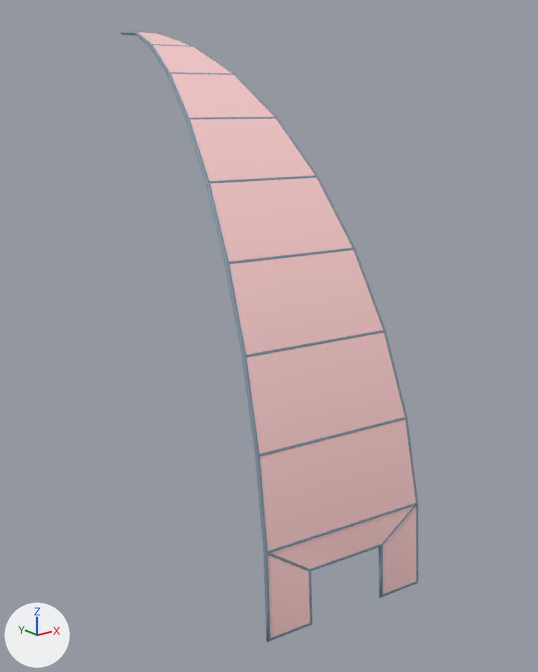
Two versions of the FBX model Assets/Art/Models/RefinedModularKit/Modular_DomePanel_withDoorway.fbx, one commit apart.
Before and after are seen from a 50 mm lens placed at (-0.379, -0.701, -0.064), pointed at (-0.018, -0.25, -0.244). Arrows for +X, +Y and +Z are at lower left; the lights stay in place. The older version comes first. Where no turn or scale is listed for an object, it has been applied to the vertices. Vertices at exactly the same position are counted once.

In view in the first picture: 'DomePanel', 'Frame', 'Subframes'.
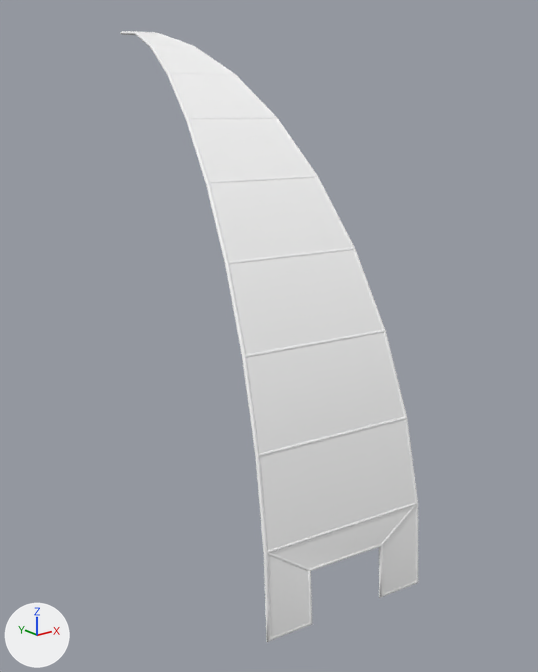
Diff of the bpy script that builds the scene:
```diff
--- a/Assets/Art/Models/RefinedModularKit/Modular_DomePanel_withDoorway.fbx.py
+++ b/Assets/Art/Models/RefinedModularKit/Modular_DomePanel_withDoorway.fbx.py
@@ mat_lambert10 @@
+mat_lambert10 = principled_material('lambert10')
+mat_lambert10.base_color = (1.0, 1.0, 1.0)  # white #ffffff
@@ me_mesh_002 @@
 me_mesh_002.from_pydata(...)  # 448 vertices, 360 faces; spans x -0.123..0.001, y -0.397..-0.058, z -0.361..-0.003
-me_mesh_002.materials.append(mat_mat_frames)  # greyish blue #8295a5
+me_mesh_002.materials.append(mat_lambert10)  # white #ffffff
@@ me_mesh_001 @@
 me_mesh_001.from_pydata(...)  # 553 vertices, 552 faces; spans x -0.125..0.001, y -0.402..0.009, z -0.401..0.003
-me_mesh_001.materials.append(mat_mat_frames)  # greyish blue #8295a5
+me_mesh_001.materials.append(mat_lambert10)  # white #ffffff
@@ me_mesh @@
 me_mesh.from_pydata(...)  # 50 vertices, 49 faces; spans x -0.124..0.0, y -0.402..0.0, z -0.4..0.002
 # used by ob_domepanel; location = (0.0, 0.0, 0.0)
-me_mesh.materials.append(mat_standardsurface1)  # grey #aaaaaa
+# me_mesh part 1: all 24 faces that had it switch from mat_mat_dome (pink #ffd0d0) to mat_lambert10 (white #ffffff)
```

Boxes [x1, y1, x2, y2] around the edits, measured in the pictures (538 x 672 px):
'Frame', recoloured: [121, 31, 418, 642] in both
'Subframes', recoloured: [144, 32, 417, 571] in both
part 1 of me_mesh, recoloured (pink to white): [138, 32, 416, 638] in both
